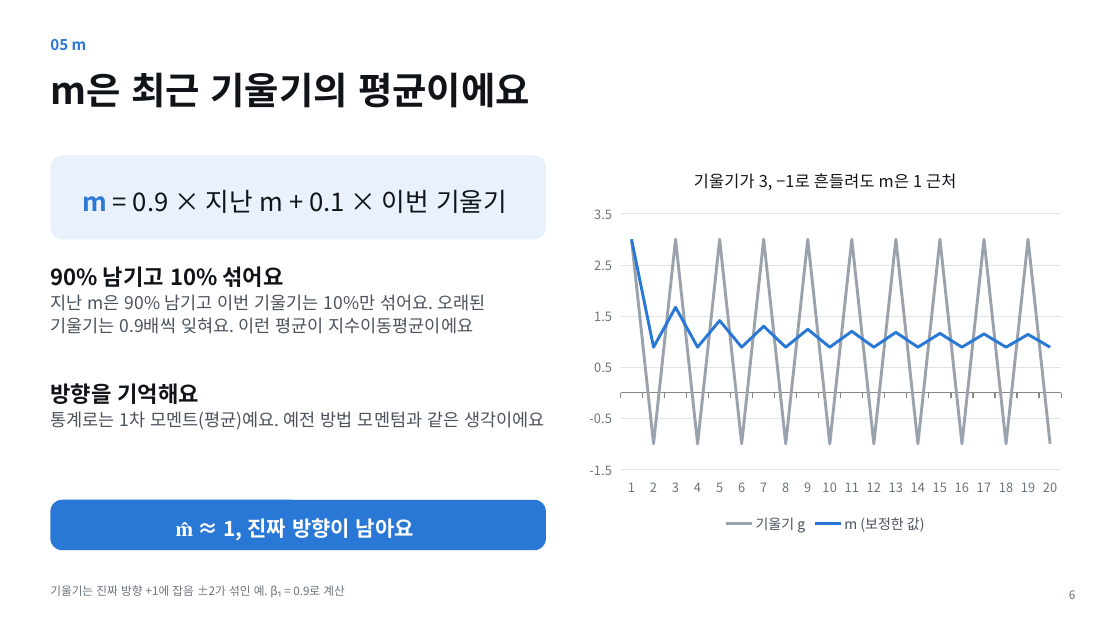
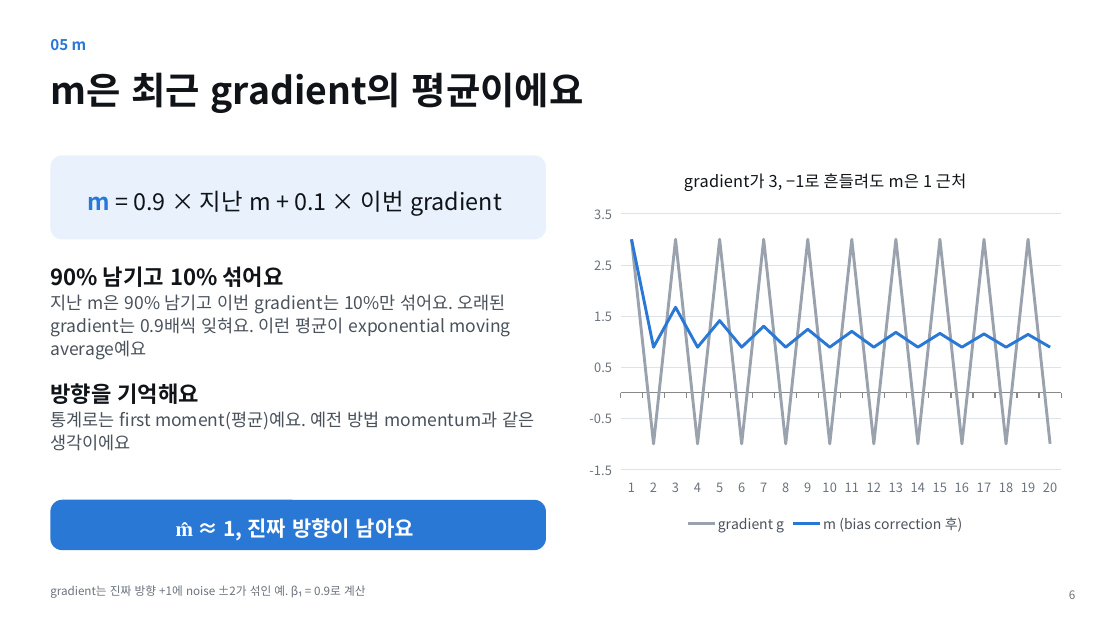
Before and after one commit to tkdgh123/tkdgh123.github.io, a slide deck: slide 6 of adam/Adam_PaperSeminar.pptx. Drawn at 1120x630 pixels with LibreOffice and Linux fonts; fonts in the diff are those of the drawing. Boxes give left, top, right and bottom in pixels: in the first picture for what was removed or moved away, otherwise in the second. Text is boxed around its words. In the diff, an @@ line names an element or a change of style, - is before the commit and + after.

```diff
--- a/adam/Adam_PaperSeminar.pptx
+++ b/adam/Adam_PaperSeminar.pptx
@@ title at <box>50,72,584,113</box>: text changed @@
-m은 최근 기울기의 평균이에요
+m은 최근 gradient의 평균이에요
@@ line chart at <box>580,151,1071,538</box> @@
@@ title "기울기가 3, −1로 흔들려도 m은 1 근처" to "gradient가 3, −1로 흔들려도 m은 1 근처" @@
-기울기 g: 3, -1, 3, -1, 3, -1, 3, -1, 3, -1, 3, -1, 3, -1, 3, -1, 3, -1, 3, -1
+gradient g: 3, -1, 3, -1, 3, -1, 3, -1, 3, -1, 3, -1, 3, -1, 3, -1, 3, -1, 3, -1
-m (보정한 값): 3, 0.9, 1.7, 0.9, 1.4, 0.9, 1.3, 0.9, 1.2, 0.9, 1.2, 0.9, 1.2, 0.9, 1.2, 0.9, 1.1, 0.9, 1.1, 0.9
+m (bias correction 후): 3, 0.9, 1.7, 0.9, 1.4, 0.9, 1.3, 0.9, 1.2, 0.9, 1.2, 0.9, 1.2, 0.9, 1.2, 0.9, 1.1, 0.9, 1.1, 0.9
@@ text in rounded rectangle at <box>87,190,502,216</box>: text changed; size 22 to 20 pt @@
-m = 0.9 × 지난 m + 0.1 × 이번 기울기
+m = 0.9 × 지난 m + 0.1 × 이번 gradient
@@ text at <box>50,294,511,360</box>: text changed @@
-지난 m은 90% 남기고 이번 기울기는 10%만 섞어요. 오래된 기울기는 0.9배씩 잊혀요. 이런 평균이 지수이동평균이에요
+지난 m은 90% 남기고 이번 gradient는 10%만 섞어요. 오래된 gradient는 0.9배씩 잊혀요. 이런 평균이 exponential moving average예요
@@ text at <box>50,411,534,451</box>: text changed @@
-통계로는 1차 모멘트(평균)예요. 예전 방법 모멘텀과 같은 생각이에요
+통계로는 first moment(평균)예요. 예전 방법 momentum과 같은 생각이에요
@@ text at <box>50,585,365,598</box>: text changed @@
-기울기는 진짜 방향 +1에 잡음 ±2가 섞인 예. β₁ = 0.9로 계산
+gradient는 진짜 방향 +1에 noise ±2가 섞인 예. β₁ = 0.9로 계산
```
Also in this commit, not shown: 16 other slides changed, 2 other files.
